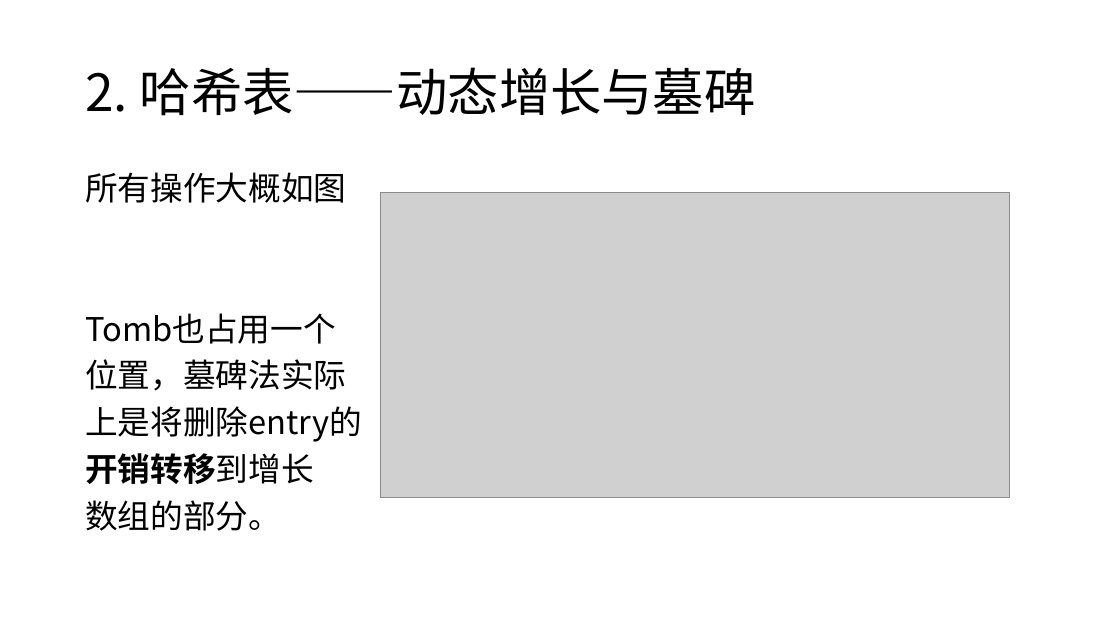
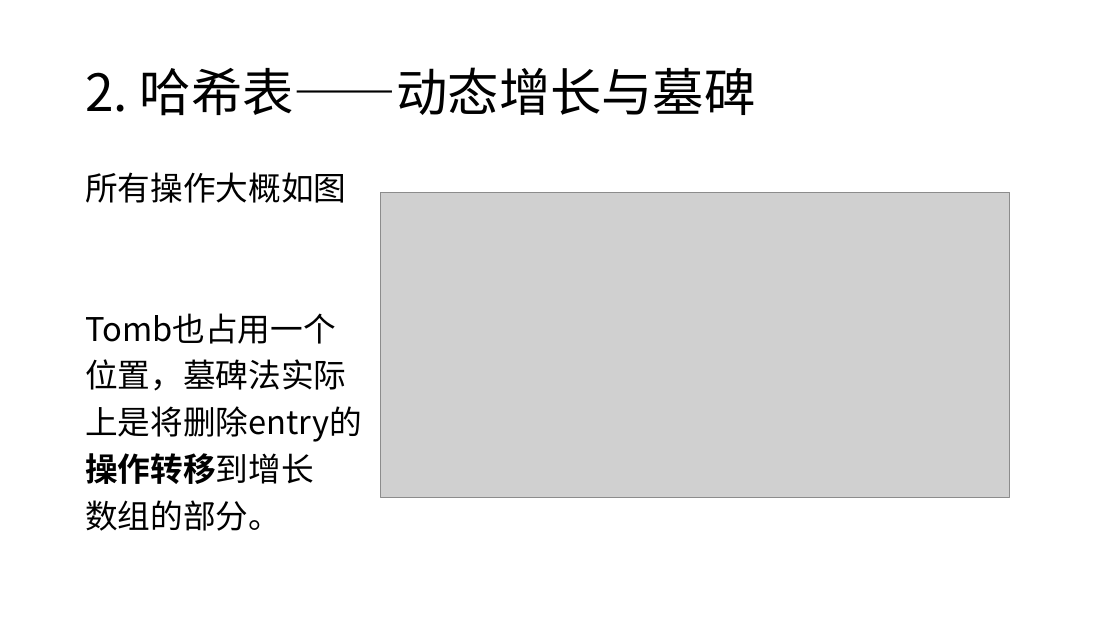
Before and after one commit to Blackteaxx/PythonDataAnalyze, a slide deck: slide 9 of Blakcteaxx/Clox.pptx (slide 8 before the commit). Drawn at 1120x630 pixels with LibreOffice and Linux fonts; fonts in the diff are those of the drawing; grey boxes stand for pictures. Boxes give left, top, right and bottom in pixels: in the first picture for what was removed or moved away, otherwise in the second. Text is boxed around its words. In the diff, an @@ line names an element or a change of style, - is before the commit and + after.

```diff
--- a/Blakcteaxx/Clox.pptx
+++ b/Blakcteaxx/Clox.pptx
@@ text at [85, 453, 313, 484]: text changed @@
-开销转移到增长
+操作转移到增长
```
Also in this commit, not shown: 17 other slides changed, 2 slides added, 2 slides removed, 20 other files.
